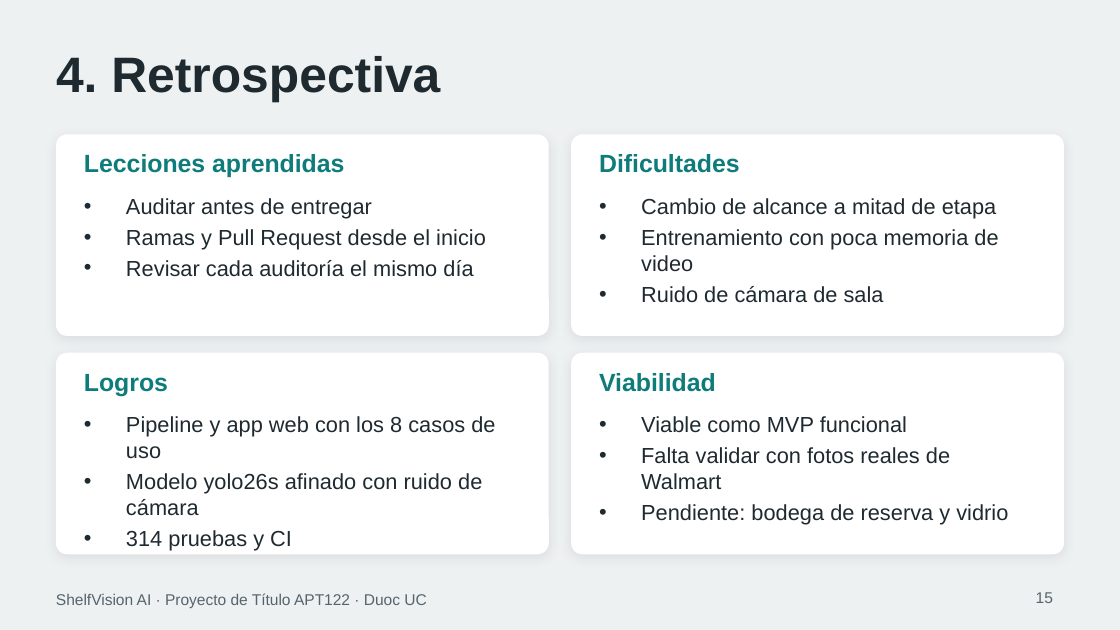
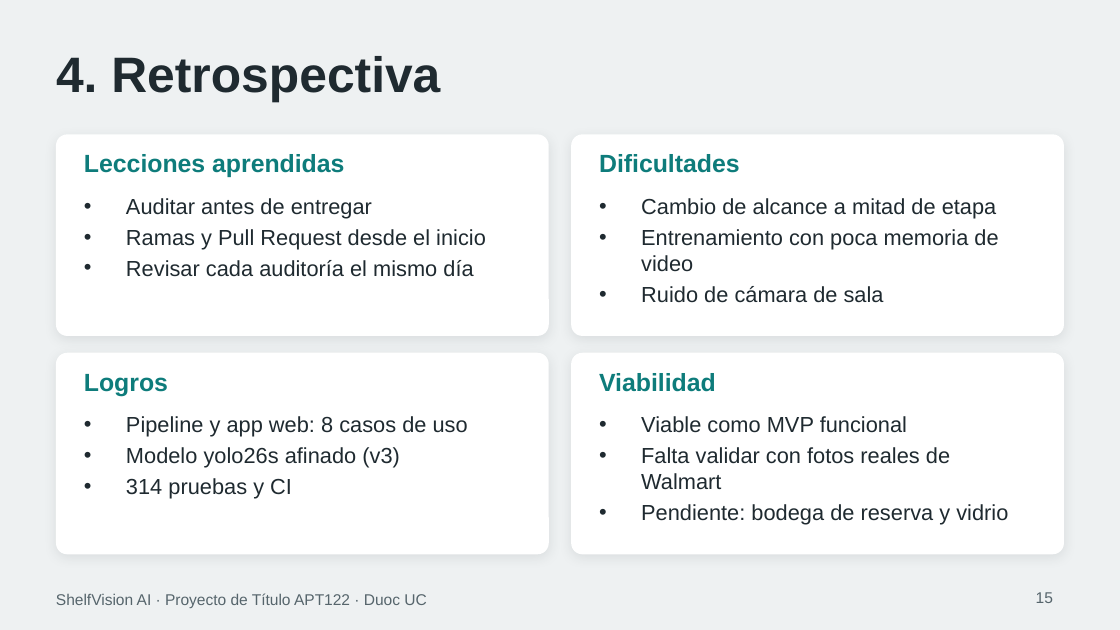
Before and after one commit to marcianabun/capstone, a slide deck: slide 15 of Fase 2/Evidencias Proyecto/Presentación Proyecto.pptx. Drawn at 1120x630 pixels with LibreOffice and Linux fonts; fonts in the diff are those of the drawing. Boxes give left, top, right and bottom in pixels: in the first picture for what was removed or moved away, otherwise in the second. Text is boxed around its words. In the diff, an @@ line names an element or a change of style, - is before the commit and + after.

Commit message:
fix: acorta los logros de la lámina 15 para que quepan en su recuadro
Con la corrección del #65 los textos de «Logros» pasaron a dos líneas y el último quedaba al borde del recuadro. Revisado exportando la presentación a PDF desde PowerPoint.

```diff
--- a/Fase 2/Evidencias Proyecto/Presentación Proyecto.pptx
+++ b/Fase 2/Evidencias Proyecto/Presentación Proyecto.pptx
@@ text at [126, 416, 468, 468]: text changed @@
-• Pipeline y app web con los 8 casos de uso
-• Modelo yolo26s afinado con ruido de cámara
+• Pipeline y app web: 8 casos de uso
+• Modelo yolo26s afinado (v3)
```
